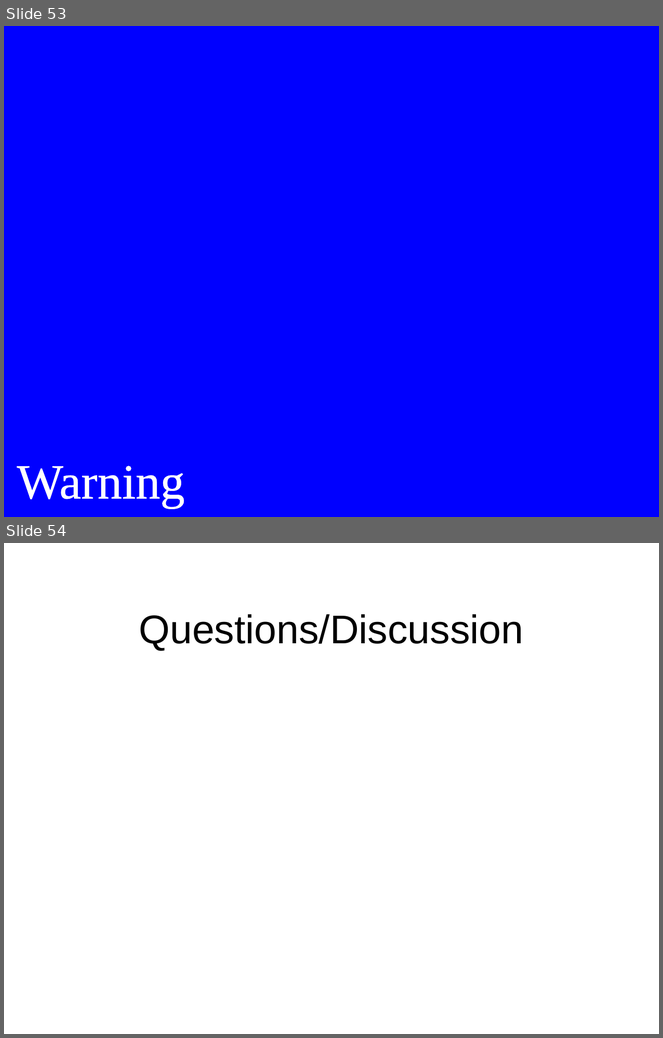
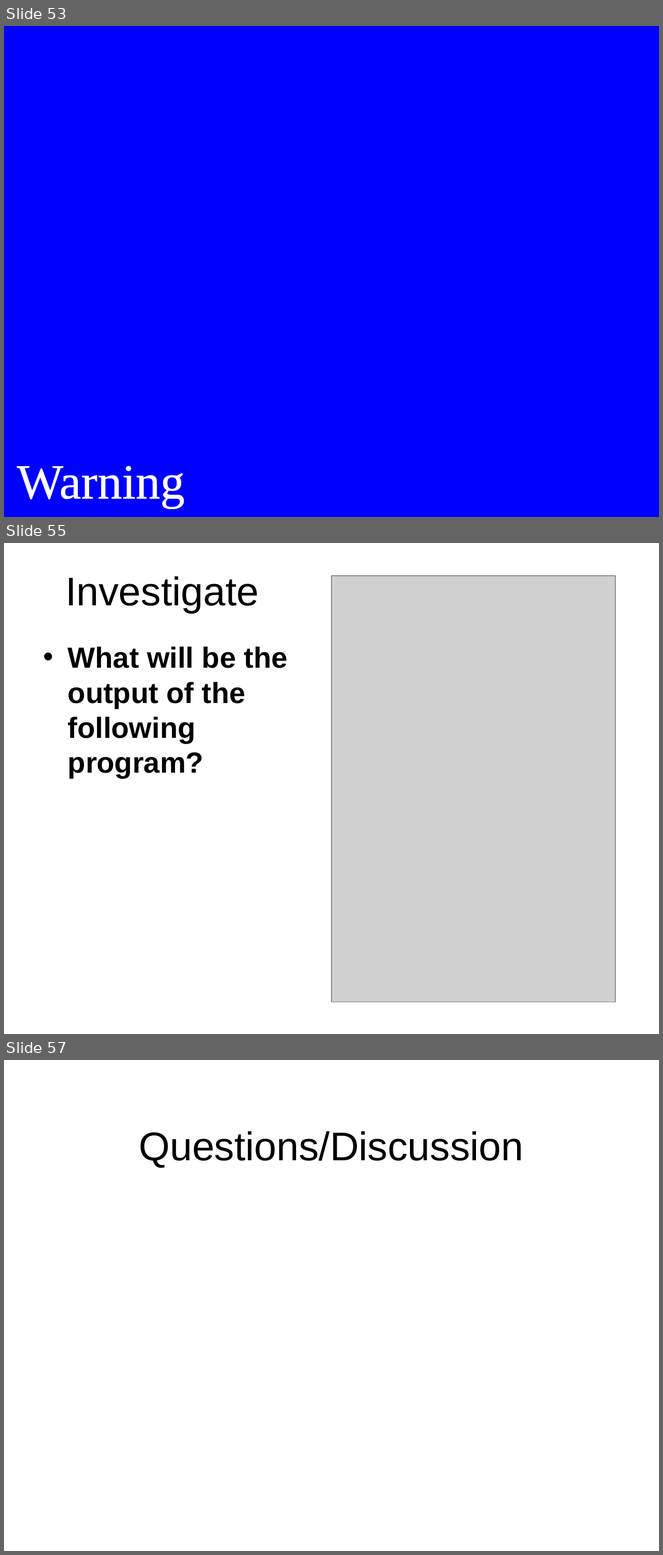
Before and after one commit to octaviordz/zjnu2017.github.io, a slide deck: OOP/lectures/120--Network.Programming.pptx. Shown one above the other, each under a label of ours: slides 53 and 54 before the commit, slides 53, 55 and 57 after it; the slides between them are not shown. The pictures are 663x1038 and 663x1555 pixels, drawn with LibreOffice and Linux fonts; fonts in the diff are those of the drawing; grey boxes stand for pictures; background and template pictures are left out. Boxes give left, top, right and bottom in pixels: in the first picture for what was removed or moved away, otherwise in the second. Text is boxed around its words. In the diff, an @@ line names an element or a change of style, - is before the commit and + after.

```diff
--- a/OOP/lectures/120--Network.Programming.pptx
+++ b/OOP/lectures/120--Network.Programming.pptx
@@ slide 55 added at (4, 543, 659, 1034), background #FFFFFF @@
@@ title added at (65, 576, 259, 613), 44 pt, text #000000 @@
+Investigate
@@ picture added at (332, 576, 616, 1002) @@
@@ text added at (68, 646, 288, 779), 32 pt, text #000000, bold @@
+• What will be the output of the following program?
@@ what was slide 54 is now slide 57 @@
```
Also in this commit, not shown: 2 other slides added, 1 other file.
